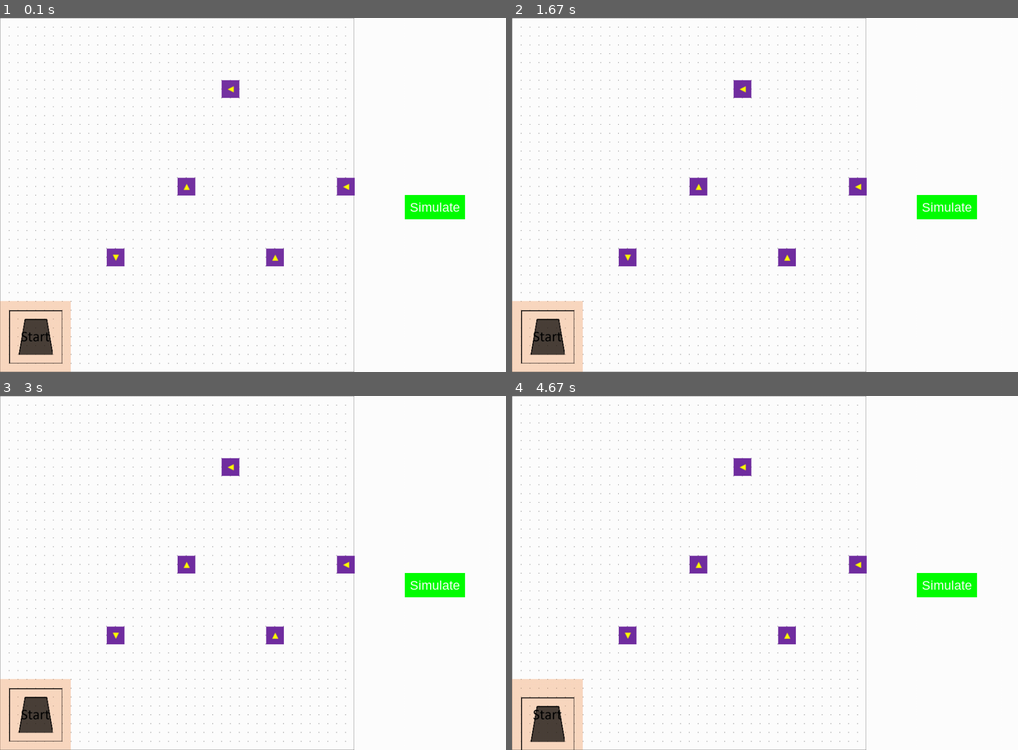
Above: before the commit, frames 1-4 (two rows, left to right).
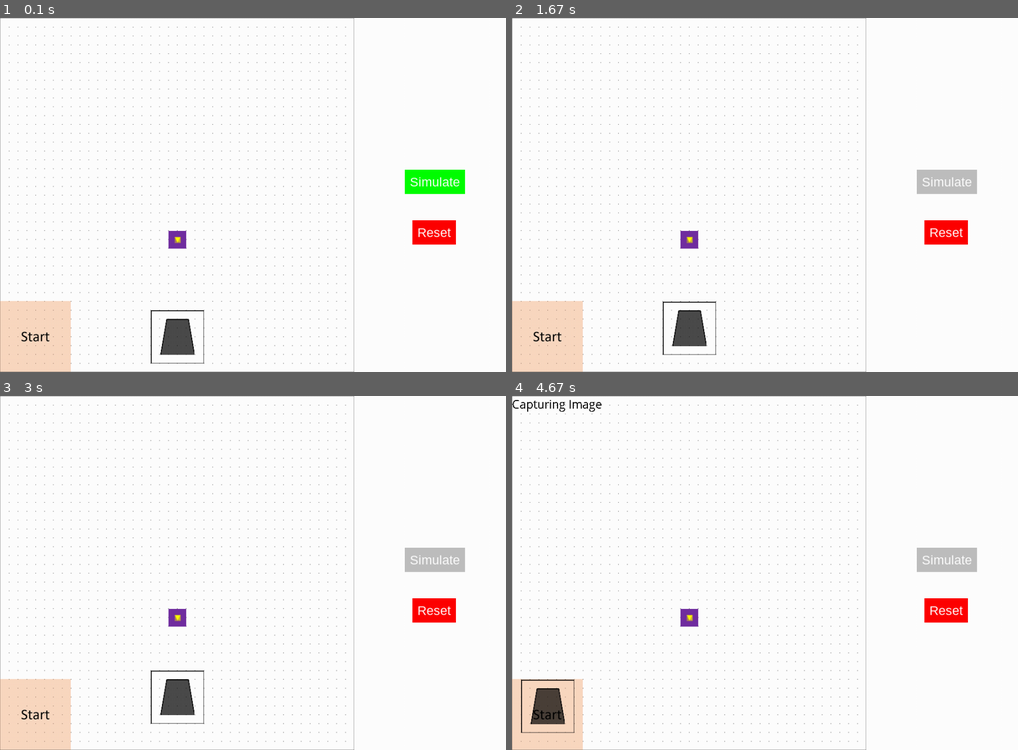
Above: after the commit, the same moments.

Repository: CZ3004-MDP-Group-27/Algorithm
Game: pygame game, started from entities/simulator.py
Two runs of this game, one before a commit and one after it. Both use one fixed random seed, a clock stepped at 60 frames per second and the inputs below.
Inputs (mouse positions are in pixels of both pictures, inside the frame that each line leads up to):
- Up to frame 1 (0.1 s): no input
- Up to frame 2 (1.67 s): press the mouse at (947, 180) at 0.37 s; move the mouse to (911, 184) at 0.47 s; release the mouse at (881, 187) at 0.6 s
- Up to frame 3 (3 s): click (435, 608) at 2.35 s
- Up to frame 4 (4.67 s): hold Down 3.3-3.9 s

The runs differ from the first frame. In frame 1, 4.7% of the frame differs, in the area x 1-92%, y 17-98%; in frame 2, 4.7%; in frame 3, 4.7%; in frame 4, 4.2%.

Commit message:
final gui

Diff:
--- a/entities/constants.py
+++ b/entities/constants.py
@@ -5,5 +5,5 @@
 MIN_EDGE = float("inf")
 TURNING_RAD = 25
 DELTA_ST = 5
-TR_ST = 20
-TR_SIDE = 40
+TR_ST = 27
+TR_SIDE = 36
--- a/entities/simulator.py
+++ b/entities/simulator.py
@@ -4,6 +4,8 @@
 from widgets import Movable_Object, Obstacle, Button
 from commands import parse
 from main import main
+import time, math
+TIME_LIMIT = 360
 
 #intialize game
 pygame.init()
@@ -24,18 +26,25 @@
 
 
 
-car = Movable_Object([70, 630], "GUI_Images/car with no box.png")
+car = Movable_Object([350, 630], "GUI_Images/car with no box.png")
 Movable_Object_Group = pygame.sprite.Group()
 Movable_Object_Group.add(car)
 
-bounding_box = Movable_Object([70, 630], "GUI_Images/bounding box.png")
+bounding_box = Movable_Object([350, 630], "GUI_Images/bounding box.png")
 Movable_Object_Group.add(bounding_box)
 
 sim_button = Button(
     "Simulate",
-    (800, 350),
+    (800, 300),
     font=25,
     bg="green"
+)
+
+rst_button = Button(
+    "Reset",
+    (815, 400),
+    font=25,
+    bg="red"
 )
 
 
@@ -51,8 +60,9 @@
 
 Obstacle_Group = pygame.sprite.Group()
 #obstacle_list = [[595.0, 595.0, 90], [455.0, 455.0, 0], [472.5, 157.5, 90], [52.5, 367.5, 270], [210.0, 210.0, 180]]
-obstacle_list = [[367.5, 332.5, 90], [542.5,472.5,90], [227.5,472.5, 270],[682.5, 332.5, 180], [455, 140,180]]
-android_string = "ROB:20,20"
+#obstacle_list = [[542.5,472.5,90], [227.5,472.5, 270],[682.5, 332.5, 180], [455, 140,180]]
+obstacle_list = [[350, 437.5, 0], [350, 437.5, 90], [350, 437.5, 180], [350, 437.5, 270]]
+android_string = "ROB:100,15"
 for i in range(len(obstacle_list)):
     x, y , theta = obstacle_list[i]
     x = x//SCALE
@@ -61,10 +71,16 @@
 
 print(android_string)
 
-instr = main(android_string)
-print(instr)
-commands = parse(instr)
-print(commands)
+def generate_commands():
+    instr = main(android_string)
+    print(instr)
+    commands = parse(instr)
+    print(commands)
+    return commands
+
+commands = generate_commands()
+
+
 
 
 def insert_obstacle(x, y, orientation):
@@ -73,8 +89,15 @@
 
 
 simulate = False
+START_TIME = None
 
 while running:
+    if START_TIME  is not None:
+
+        time_delta = current - START_TIME
+        print(time_delta)
+        if round(time_delta) > TIME_LIMIT:
+            simulate = False
 
     for x in range(len(obstacle_list)):
         insert_obstacle(obstacle_list[x][0],obstacle_list[x][1], obstacle_list[x][2])
@@ -86,9 +109,11 @@
     Obstacle_Group.update()
     Obstacle_Group.draw(screen)
     sim_button.show(screen)
+    rst_button.show(screen)
 
 
     for event in pygame.event.get():
+
         if event.type == pygame.QUIT:
             running = False
 
@@ -111,15 +136,26 @@
                 car.angle -= 45
 
 
-        simulate = sim_button.click(event, simulate)
+        simulate, tm = sim_button.click(event, simulate)
+
+        if tm is not None:
+            START_TIME = tm
+
+        rst_button.click(event,simulate,rst=True, robot = car, bounding_box= bounding_box)
 
     if simulate:
+
+
         if len(commands) == 0:
             instr = None
             simulate = False
+            sim_button.display_text("Simulate", bg = "green")
+            commands = generate_commands()
         else:
             instr, num = commands.pop(0).split(" ")
             num = float(num)
+
+        current = time.time()
 
         if instr == "FORWARD":
             car.move_forward(num, car.angle)
--- a/entities/test_A5.py
+++ b/entities/test_A5.py
@@ -4,7 +4,7 @@
 from trip_planner_copy import TripPlanner
 
 def calcPath(y_dist):
-
+    y_dist += 15
 
     startNode = Node("START", 100, 15, 90)
 
@@ -32,16 +32,14 @@
     commands = []
     for i in range (len(nodeList)-1):
 
-        print(((nodeList[i].x,nodeList[i].y), (nodeList[i+1].x,nodeList[i+1].y)))
-
         trip = algo.planTripAStar(nodeList[i], nodeList[i+1])
 
         instr = algo.generateInstructions(trip)
 
         trp = ";".join(instr)
-        print(trp)
         commands.append(trp)
 
+    print(len(commands))
     return "-".join(commands)
 
 
--- /dev/null
+++ b/entities/time.py
@@ -0,0 +1,10 @@
+
+import time
+
+start = time.time()
+
+time.sleep(4)
+
+end = time.time()
+
+print(type(end - start))
--- a/entities/widgets.py
+++ b/entities/widgets.py
@@ -1,7 +1,7 @@
 import pygame
 import pygame
 from pygame.math import Vector2
-import math
+import math, time
 TURNING_RAD = 25
 SCALE = 3.5
 
@@ -69,15 +69,22 @@
     def show(self, screen):
         screen.blit(self.surface, (self.x, self.y))
 
-    def click(self, event, simulate):
+    def click(self, event, simulate, rst = False, robot = None, bounding_box = None):
         x, y = pygame.mouse.get_pos()
         if event.type == pygame.MOUSEBUTTONDOWN:
             if pygame.mouse.get_pressed()[0]:
                 if self.rect.collidepoint(x, y):
-                    self.display_text("Simulate", bg="grey")
-                    return True
+                    if rst:
+                        robot.pos[0] = 70
+                        robot.pos[1] = 630
+                        robot.angle = 0
+                        bounding_box.pos[0] = 70
+                        bounding_box.pos[1] = 630
+                    if not rst:
+                        self.display_text("Simulate", bg="grey")
+                        return True, time.time()
 
-        return False or simulate
+        return False or simulate, None
 
 class Movable_Object(pygame.sprite.Sprite):
     def __init__ (self, pos, picture_path):
